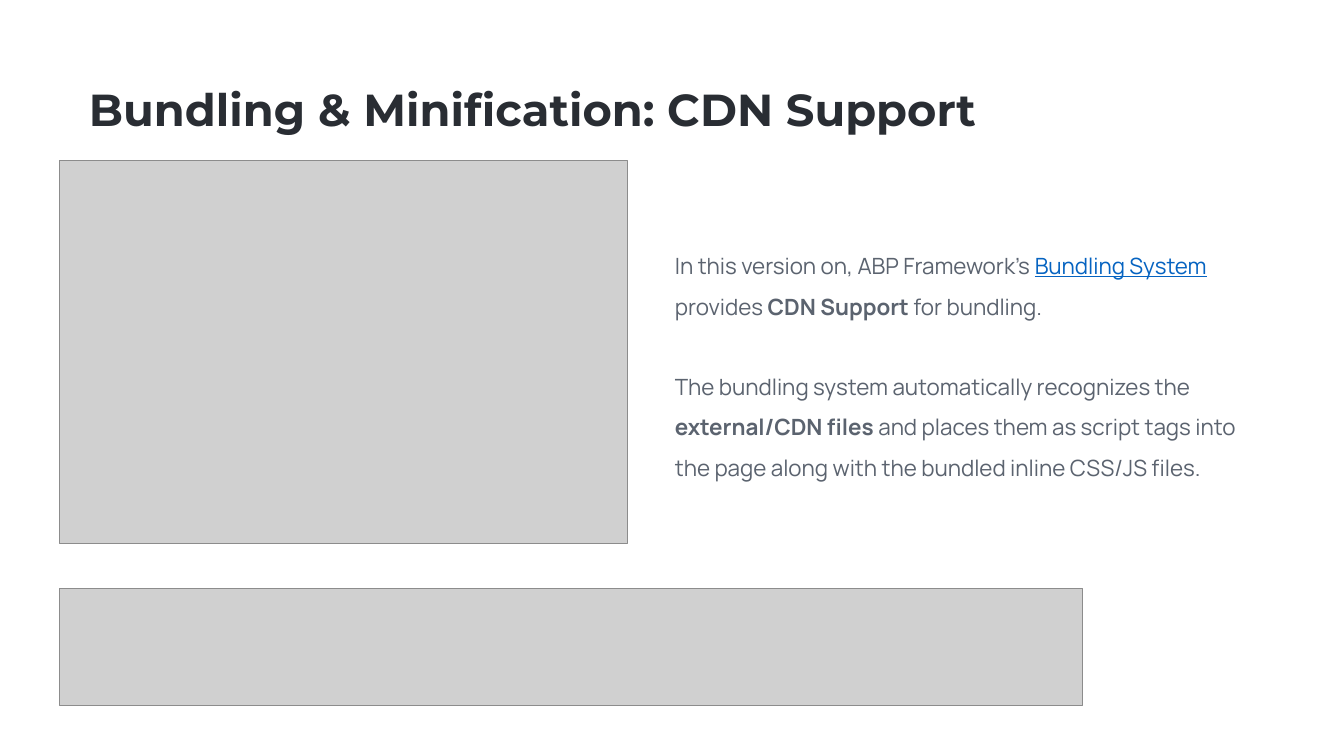
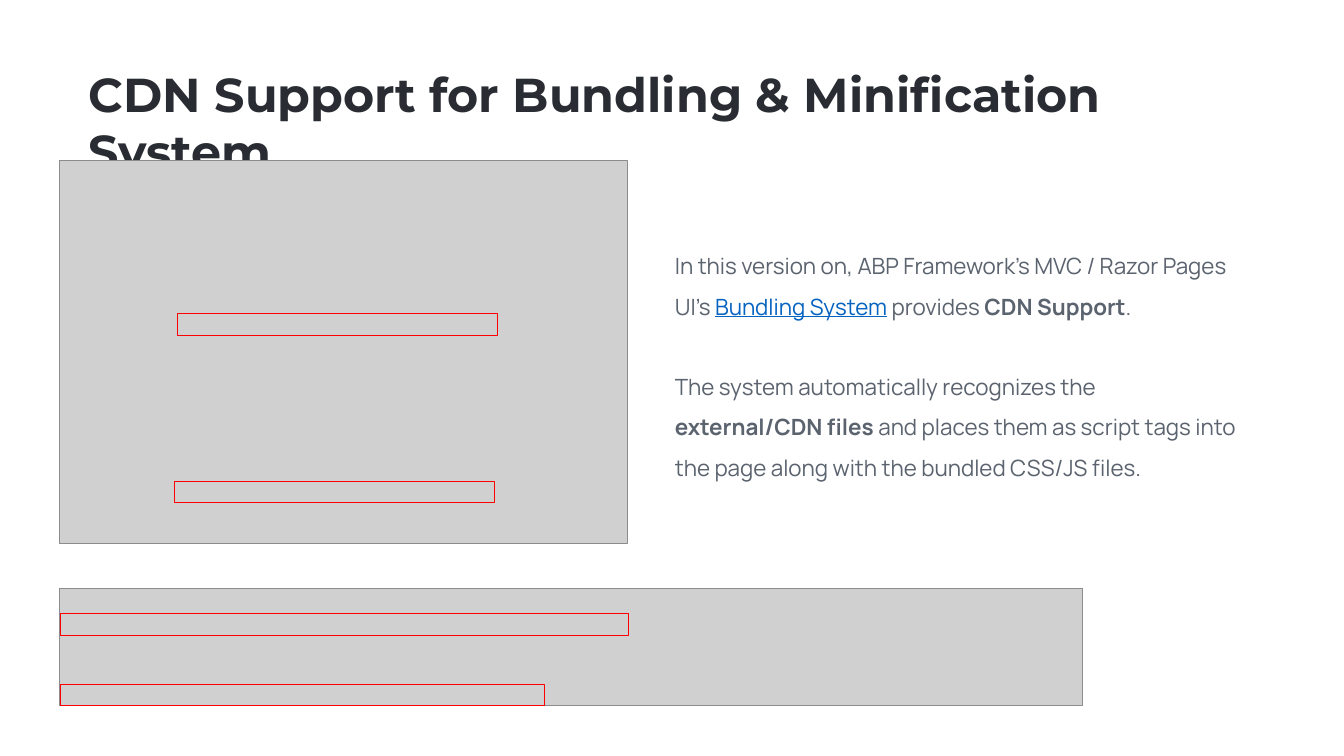
Before and after one commit to EngincanV/presentations, a slide deck: slide 7 of ABP/Community-Talks-2023.8/Community-Talks-2023.8.pptx. Drawn at 1344x756 pixels with LibreOffice and Linux fonts; fonts in the diff are those of the drawing; grey boxes stand for pictures; background and template pictures are left out. Boxes give left, top, right and bottom in pixels: in the first picture for what was removed or moved away, otherwise in the second. Text is boxed around its words. In the diff, an @@ line names an element or a change of style, - is before the commit and + after.

```diff
--- a/ABP/Community-Talks-2023.8/Community-Talks-2023.8.pptx
+++ b/ABP/Community-Talks-2023.8/Community-Talks-2023.8.pptx
@@ text at (x1=89, y1=74, x2=1100, y2=161): text changed; size 32 to 34 pt @@
-Bundling & Minification: CDN Support
+CDN Support for Bundling & Minification System
@@ text at (x1=675, y1=257, x2=1235, y2=482): text changed @@
-In this version on, ABP Framework’s Bundling System provides CDN Support for bundling.
-The bundling system automatically recognizes the external/CDN files and places them as script tags into the page along with the bundled inline CSS/JS files.
+In this version on, ABP Framework’s MVC / Razor Pages UI’s Bundling System provides CDN Support.
+The system automatically recognizes the external/CDN files and places them as script tags into the page along with the bundled CSS/JS files.
@@ rectangle added at (x1=177, y1=314, x2=497, y2=335), outline #FF0000 0.75 pt @@
@@ rectangle added at (x1=174, y1=481, x2=494, y2=502), outline #FF0000 0.75 pt @@
@@ rectangle added at (x1=60, y1=614, x2=628, y2=635), outline #FF0000 0.75 pt @@
@@ rectangle added at (x1=60, y1=685, x2=544, y2=706), outline #FF0000 0.75 pt @@
```
Also in this commit, not shown: 9 other slides changed, 1 slide added, 1 slide removed, 1 other file.
